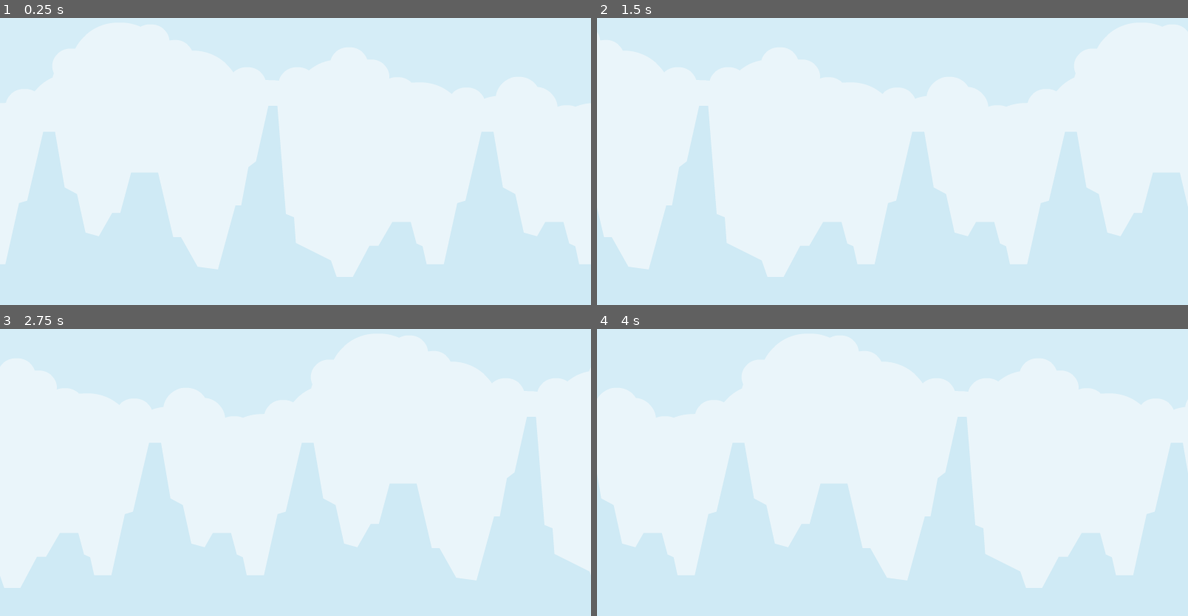
Above: before the commit, frames 1-4 (two rows, left to right).
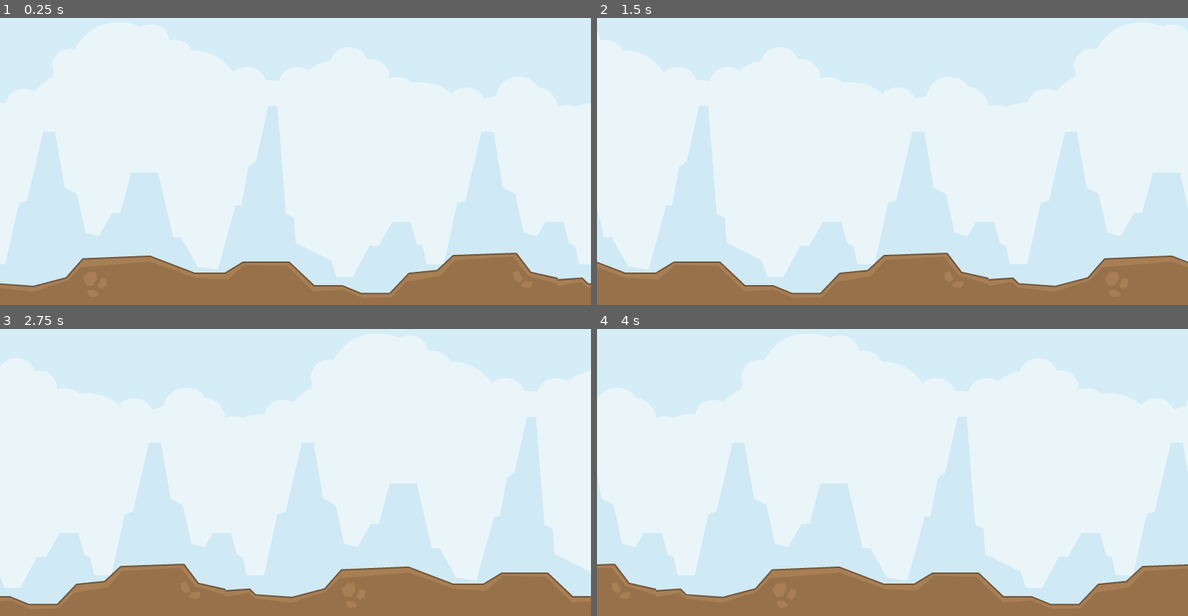
Above: after the commit, the same moments.

Repository: oussama4/tappyplane
Game: Godot game, scene res://Background.tscn
Two runs of this game, one before a commit and one after it. Both use one fixed random seed, a clock stepped at 60 frames per second and the inputs below. The project has no main scene, so this scene is started directly.
Inputs:
- Up to frame 1 (0.25 s): no input
- Up to frame 2 (1.5 s): no input
- Up to frame 3 (2.75 s): no input
- Up to frame 4 (4 s): no input

The runs differ from the first frame. In frame 1, 12% of the frame differs, in the area x 0-100%, y 81-100%; in frame 2, 12%; in frame 3, 12%; in frame 4, 12%.

Commit message:
add ground

Diff:
--- a/Background.tscn
+++ b/Background.tscn
@@ -1,7 +1,8 @@
-[gd_scene load_steps=3 format=2]
+[gd_scene load_steps=4 format=2]
 
 [ext_resource path="res://assets/background.png" type="Texture" id=1]
 [ext_resource path="res://Background.gd" type="Script" id=2]
+[ext_resource path="res://assets/groundDirt.png" type="Texture" id=3]
 
 [node name="Background" type="ParallaxBackground"]
 scroll_ignore_camera_zoom = true
@@ -13,3 +14,13 @@
 [node name="Sprite" type="Sprite" parent="ParallaxLayer"]
 texture = ExtResource( 1 )
 centered = false
+
+[node name="StaticBody2D" type="StaticBody2D" parent="ParallaxLayer"]
+
+[node name="CollisionPolygon2D" type="CollisionPolygon2D" parent="ParallaxLayer/StaticBody2D"]
+polygon = PoolVector2Array( 1.07898, 444.764, 34.079, 443.264, 41.079, 449.264, 89.579, 453.264, 132.579, 442.264, 156.079, 415.764, 249.685, 412.264, 308.185, 435.264, 349.185, 434.764, 372.185, 420.764, 437.685, 420.264, 471.626, 452.214, 510.126, 451.714, 533.626, 461.714, 571.126, 462.214, 596.626, 435.214, 635.626, 431.214, 657.126, 410.714, 745.626, 407.714, 765.074, 433.714, 798.574, 441.714, 798.574, 441.214, 799.574, 479.714, -0.381546, 479.214 )
+
+[node name="Sprite" type="Sprite" parent="ParallaxLayer/StaticBody2D"]
+position = Vector2( 0, 409 )
+texture = ExtResource( 3 )
+centered = false
Binary file added: assets/groundDirt.png
Not shown, added: assets/groundDirt.png.import
